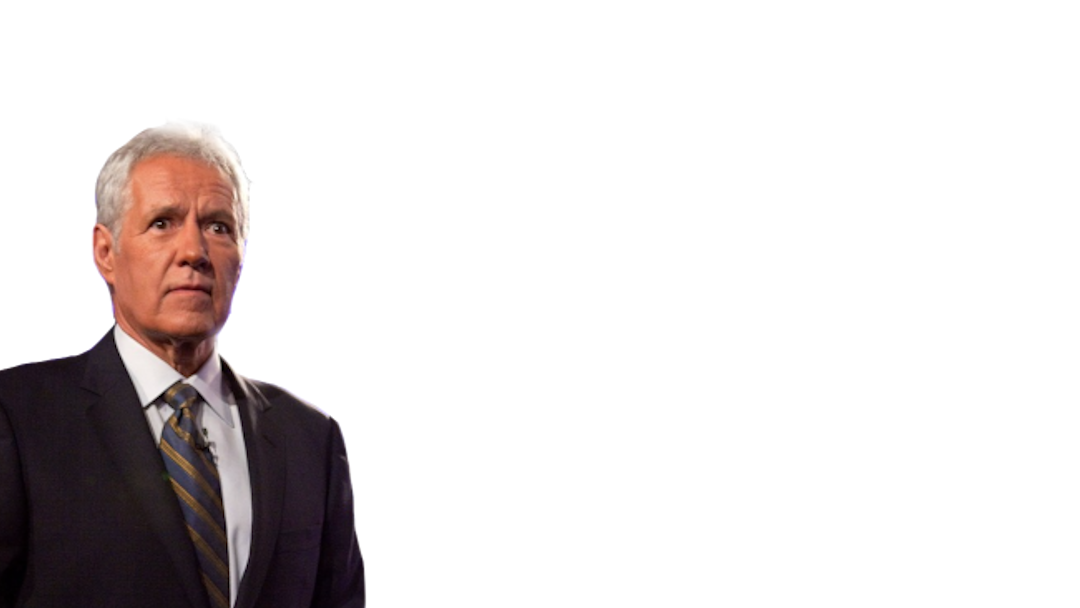
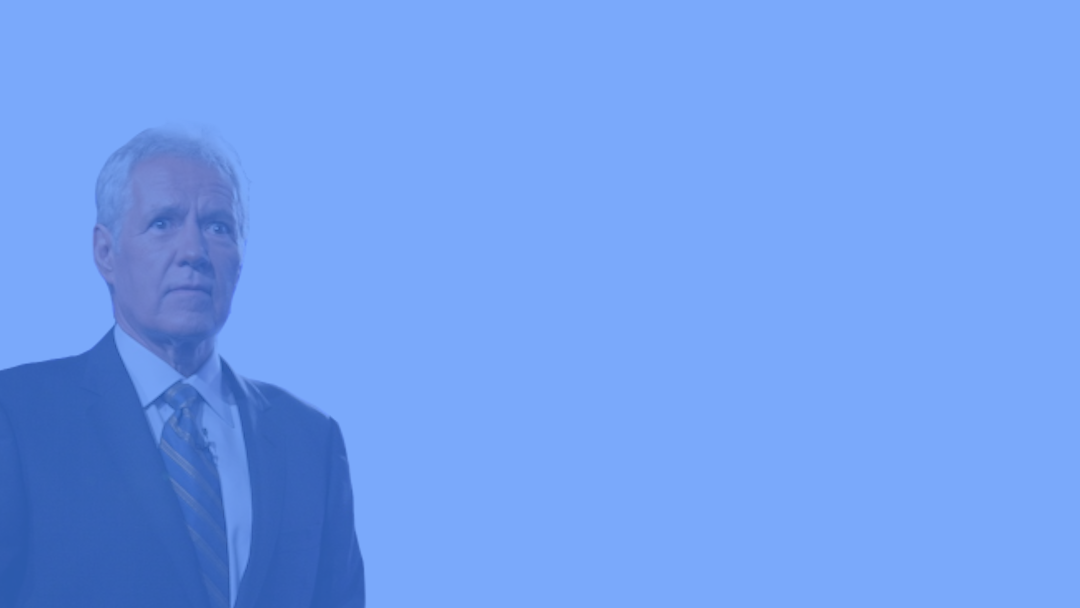
Layer changes from the first w=1080, h=608 image to the second:
showed "blue.png" over (0, 0, 1080, 608)
